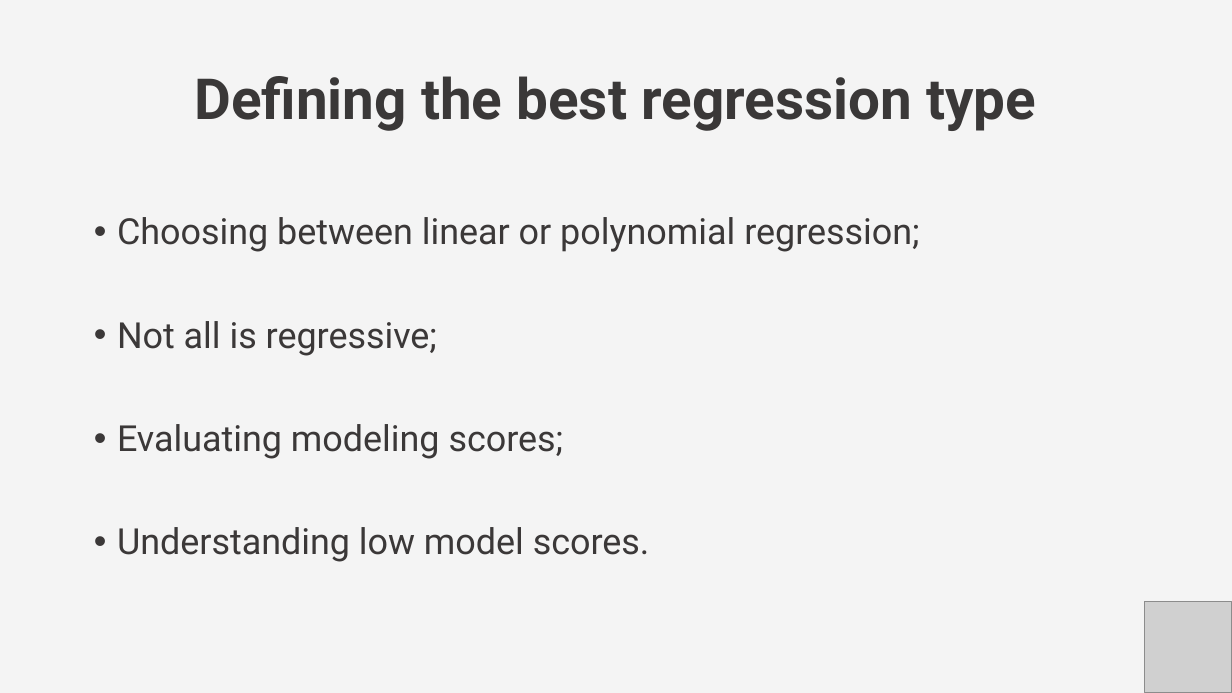
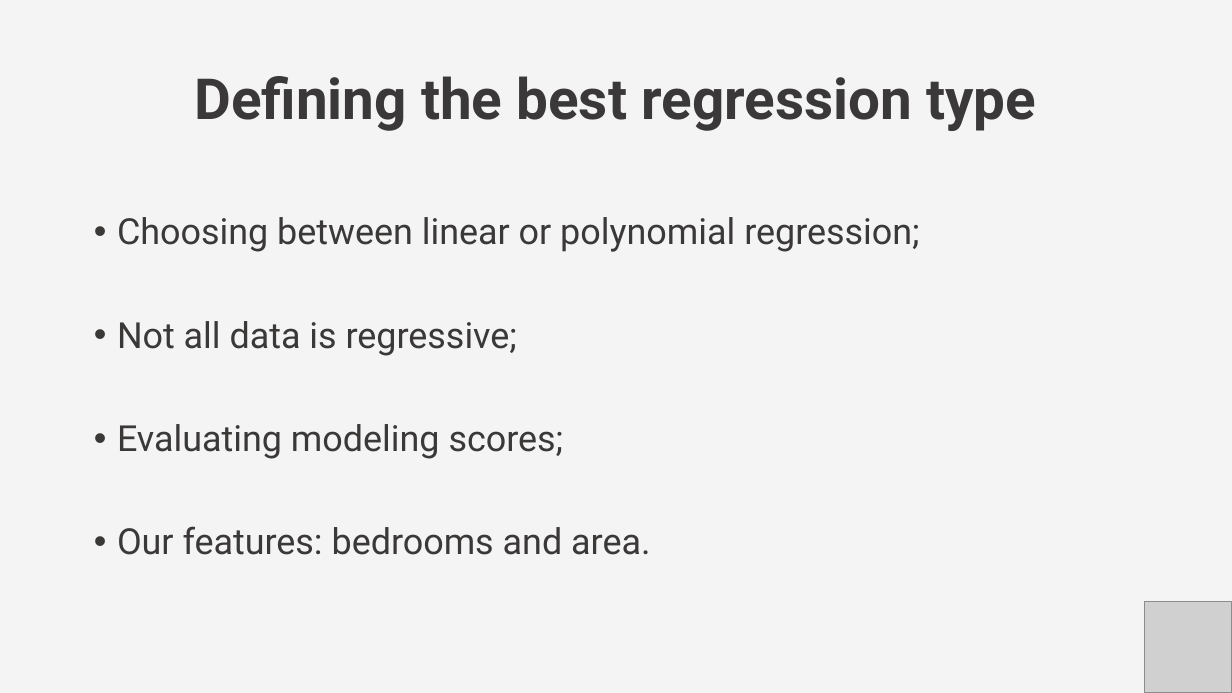
Before and after one commit to Roldan87/challenge-regression, a slide deck: slide 8 of regression_presentation.pptx. Drawn at 1232x693 pixels with LibreOffice and Linux fonts; fonts in the diff are those of the drawing; grey boxes stand for pictures. Boxes give left, top, right and bottom in pixels: in the first picture for what was removed or moved away, otherwise in the second. Text is boxed around its words. In the diff, an @@ line names an element or a change of style, - is before the commit and + after.

```diff
--- a/regression_presentation.pptx
+++ b/regression_presentation.pptx
@@ text at box(117, 321, 517, 356): text changed @@
-• Not all is regressive;
+• Not all data is regressive;
@@ text at box(117, 526, 650, 555): text changed @@
-• Understanding low model scores.
+• Our features: bedrooms and area.
```
Also in this commit, not shown: 3 other slides changed, 2 slides added.
